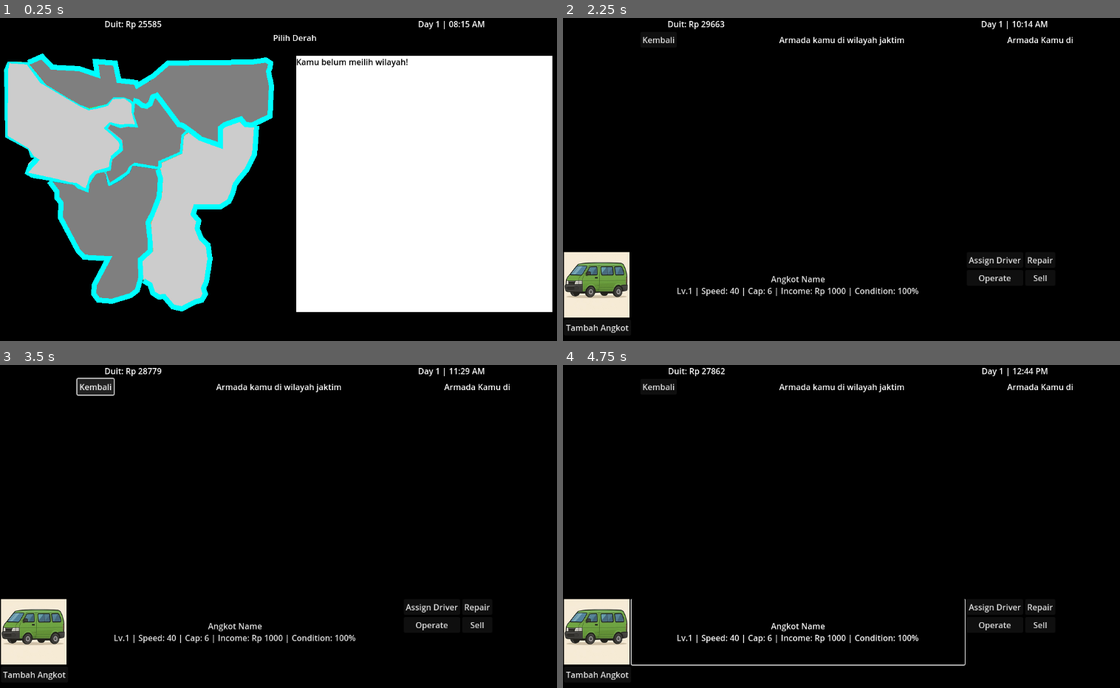
Above: before the commit, frames 1-4 (two rows, left to right).
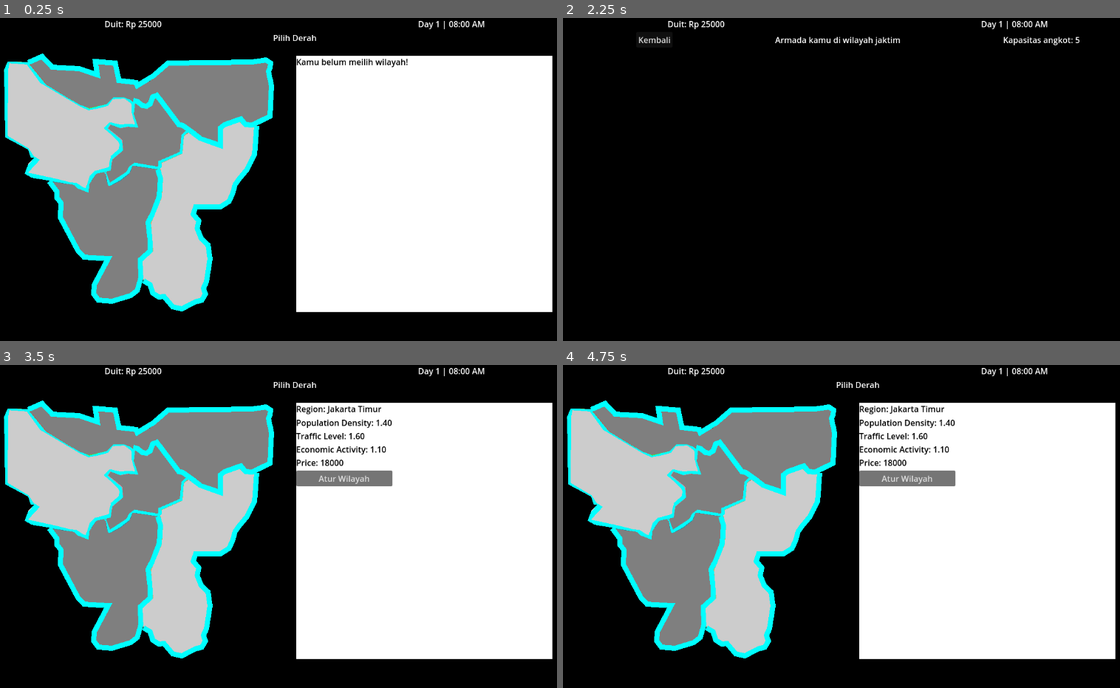
Above: after the commit, the same moments.

Repository: murifq/individual-game-jam
Game: Godot game, scene res://scenes/MainUI/SelectMap.tscn
Same seed, same stepped clock (60 frames per second), same inputs: the game is played once before the commit and once after it.
Inputs (mouse positions are in pixels of both pictures, inside the frame that each line leads up to):
- Up to frame 1 (0.25 s): no input
- Up to frame 2 (2.25 s): tap Enter at 0.5 s; move the mouse to (563, 56) at 0.52 s; click (563, 56) at 0.67 s; move the mouse to (763, 173) at 1.27 s; click (763, 173) at 1.42 s; click "Atur Wilayah" at 2 s
- Up to frame 3 (3.5 s): click "Kembali" at 2.75 s
- Up to frame 4 (4.75 s): click (596, 633) at 3.52 s; click (796, 633) at 4.25 s, where only the run before the commit has a clickable "Angkot Name Lv.1 | Speed: 40 …"

The runs differ from the first frame. In frame 1, less than 0.1% of the frame differs, in the area x 26-85%, y 0-3%; in frame 2, 4.1%; in frame 3, 66%; in frame 4, 66%, in the area x 0-100%, y 0-98%.
Error before the commit: Invalid access to property or key 'jaktim' on a base object of type 'Dictionary'. (res://scripts/MainUI/main_ui.gd:16)

Commit message:
can upgrade angkot and confirmation modal

Diff:
--- a/scenes/MainUI/MainUI.tscn
+++ b/scenes/MainUI/MainUI.tscn
@@ -96,10 +96,12 @@
 layout_mode = 2
 
 [node name="AssignDriverButton" type="Button" parent="MarginContainer/ScrollContainer/AngkotList/AngkotItem/VBoxContainer"]
+custom_minimum_size = Vector2(0, 64)
 layout_mode = 2
 text = "Assign Driver"
 
 [node name="OperateButton" type="Button" parent="MarginContainer/ScrollContainer/AngkotList/AngkotItem/VBoxContainer"]
+custom_minimum_size = Vector2(0, 64)
 layout_mode = 2
 text = "Operate"
 
@@ -107,12 +109,22 @@
 layout_mode = 2
 
 [node name="RepairButton" type="Button" parent="MarginContainer/ScrollContainer/AngkotList/AngkotItem/VBoxContainer2"]
+custom_minimum_size = Vector2(0, 64)
 layout_mode = 2
 text = "Repair"
 
 [node name="SellButton" type="Button" parent="MarginContainer/ScrollContainer/AngkotList/AngkotItem/VBoxContainer2"]
+custom_minimum_size = Vector2(0, 64)
 layout_mode = 2
 text = "Sell"
+
+[node name="VBoxContainer3" type="VBoxContainer" parent="MarginContainer/ScrollContainer/AngkotList/AngkotItem"]
+layout_mode = 2
+
+[node name="UpgradeButton" type="Button" parent="MarginContainer/ScrollContainer/AngkotList/AngkotItem/VBoxContainer3"]
+layout_mode = 2
+size_flags_vertical = 3
+text = "Upgrade"
 
 [node name="AngkotItem2" type="HBoxContainer" parent="MarginContainer/ScrollContainer/AngkotList"]
 layout_mode = 2
@@ -127,4 +139,61 @@
 [node name="Timer" type="Timer" parent="TimeManager"]
 autostart = true
 
+[node name="ConfirmationBox" type="ColorRect" parent="."]
+visible = false
+custom_minimum_size = Vector2(700, 300)
+layout_mode = 0
+offset_left = 226.0
+offset_top = 174.0
+offset_right = 926.0
+offset_bottom = 474.0
+
+[node name="VBoxContainer" type="VBoxContainer" parent="ConfirmationBox"]
+custom_minimum_size = Vector2(700, 300)
+layout_mode = 2
+offset_right = 700.0
+offset_bottom = 301.0
+size_flags_horizontal = 3
+size_flags_vertical = 3
+
+[node name="ColorRect" type="ColorRect" parent="ConfirmationBox/VBoxContainer"]
+custom_minimum_size = Vector2(0, 23)
+layout_mode = 2
+color = Color(1, 1, 0, 1)
+
+[node name="AnnounceLabel" type="Label" parent="ConfirmationBox/VBoxContainer/ColorRect"]
+layout_mode = 2
+offset_left = 1.0
+offset_right = 701.0
+offset_bottom = 23.0
+theme_override_colors/font_color = Color(0, 0, 0, 1)
+text = "This is announcement label"
+horizontal_alignment = 1
+
+[node name="CenterContainer" type="CenterContainer" parent="ConfirmationBox/VBoxContainer"]
+custom_minimum_size = Vector2(0, 200)
+layout_mode = 2
+
+[node name="InfoLabel" type="Label" parent="ConfirmationBox/VBoxContainer/CenterContainer"]
+layout_mode = 2
+theme_override_colors/font_color = Color(0, 0, 0, 1)
+text = "This is information label"
+
+[node name="CenterContainer2" type="CenterContainer" parent="ConfirmationBox/VBoxContainer"]
+custom_minimum_size = Vector2(0, 70)
+layout_mode = 2
+
+[node name="HBoxContainer" type="HBoxContainer" parent="ConfirmationBox/VBoxContainer/CenterContainer2"]
+layout_mode = 2
+theme_override_constants/separation = 100
+
+[node name="CancelButton" type="Button" parent="ConfirmationBox/VBoxContainer/CenterContainer2/HBoxContainer"]
+layout_mode = 2
+theme_override_constants/h_separation = 100
+text = "Cancel"
+
+[node name="ConfirmButton" type="Button" parent="ConfirmationBox/VBoxContainer/CenterContainer2/HBoxContainer"]
+layout_mode = 2
+text = "Ok"
+
 [connection signal="timeout" from="TimeManager/Timer" to="." method="_on_timer_timeout"]
--- a/scenes/components/InformationBar.tscn
+++ b/scenes/components/InformationBar.tscn
@@ -23,7 +23,7 @@
 script = ExtResource("2_jcqvt")
 
 [node name="Timer" type="Timer" parent="TimeManager"]
-wait_time = 0.001
+wait_time = 6.126
 autostart = true
 
 [connection signal="timeout" from="TimeManager/Timer" to="TimeManager" method="_on_timer_timeout"]
--- a/scripts/MainUI/main_ui.gd
+++ b/scripts/MainUI/main_ui.gd
@@ -2,10 +2,14 @@
 
 @onready var angkot_list = $MarginContainer/ScrollContainer/AngkotList
 @onready var angkot_item_template = $MarginContainer/ScrollContainer/AngkotList/AngkotItem
-@onready var terminal_animation = $VBoxContainer/HBoxContainer3/TerminalAnimation  # Reference to the TerminalAnimation scene
 @onready var label_page = $VBoxContainer/HBoxContainer2/LabelPage
-@onready var back_button = $VBoxContainer/HBoxContainer2/BackButton  # Reference to the BackButton
+@onready var back_button = $VBoxContainer/HBoxContainer2/BackButton
 @onready var label_capacity = $VBoxContainer/HBoxContainer2/LabelCapacity
+
+@onready var label_info = $ConfirmationBox/VBoxContainer/CenterContainer/InfoLabel
+@onready var confirm_button = $ConfirmationBox/VBoxContainer/CenterContainer2/HBoxContainer/ConfirmButton
+@onready var cancel_button = $ConfirmationBox/VBoxContainer/CenterContainer2/HBoxContainer/CancelButton
+@onready var confirmation_box = $ConfirmationBox
 
 func _ready():
 	if not Global.is_initialized:
@@ -18,6 +22,12 @@
 
 	# Connect the BackButton
 	back_button.pressed.connect(self._on_back_button_pressed)
+
+	# Connect the CancelButton
+	cancel_button.pressed.connect(self._on_cancel_upgrade_button_pressed)
+
+	# Connect the ConfirmButton
+	confirm_button.pressed.connect(self._on_confirm_upgrade_button_pressed)
 
 	randomize()
 	update_ui()
@@ -39,11 +49,12 @@
 		var AngkotLabel = angkot_item.get_node("AngkotLabel")
 		var VContainer = angkot_item.get_node("VBoxContainer")
 		var VContainer2 = angkot_item.get_node("VBoxContainer2")
+		var VContainer3 = angkot_item.get_node("VBoxContainer3")
 		var RepairButton = VContainer2.get_node("RepairButton")
 		var SellButton = VContainer2.get_node("SellButton")
 		var OperateButton = VContainer.get_node("OperateButton")
 		var AssignDriverButton = VContainer.get_node("AssignDriverButton")
-
+		var UpgradeButton = VContainer3.get_node("UpgradeButton")
 		# Set the label text
 		if angkot.driver:
 			AngkotLabel.text = "%s\nLv.%d | Speed: %d | Cap: %d | Income: Rp %d | Condition: %.1f%%\nDriver: %s (Fee: Rp %dK)" % [
@@ -81,6 +92,7 @@
 		SellButton.connect("pressed", self._on_sell_button_pressed.bind(angkot))
 		OperateButton.connect("pressed", self._on_operate_button_pressed.bind(angkot))
 		AssignDriverButton.connect("pressed", self._on_assign_driver_button_pressed.bind(angkot))
+		UpgradeButton.connect("pressed", self._on_upgrade_button_pressed.bind(angkot))  # Connect UpgradeButton
 
 		angkot_list.add_child(angkot_item)
 
@@ -99,7 +111,6 @@
 		Global.money -= repair_cost
 		angkot.repair()
 		print("%s has been repaired!" % angkot.name)
-		terminal_animation.play_angkot_enter()
 		update_ui()
 	else:
 		print("Not enough money to repair %s!" % angkot.name)
@@ -128,6 +139,37 @@
 	# Change to the DriverList scene
 	get_tree().change_scene_to_file("res://scenes/MainUI/DriverList.tscn")
 
+func _on_upgrade_button_pressed(angkot: Angkot):
+	# Get the upgraded angkot stats using upgrade_info
+	confirmation_box.visible = true
+	Global.selected_angkot = angkot
+	var upgraded_angkot = angkot.upgrade_info()
+	var upgrade_price = 0
+	if upgraded_angkot.upgrade_level - 1 < upgraded_angkot.UPGRADE_DATA.size():
+		upgrade_price = upgraded_angkot.UPGRADE_DATA[upgraded_angkot.upgrade_level - 1]["price"]
+	label_info.text = "Upgrade Info:\nLv.%d | Speed: %d | Cap: %d | Income: Rp %d\nUpgrade Price: Rp %d" % [
+		upgraded_angkot.upgrade_level,
+		upgraded_angkot.speed,
+		upgraded_angkot.capacity,
+		upgraded_angkot.income_per_passenger,
+		upgrade_price
+	]
+	print("Upgrade Info: ", label_info.text)
+
+func _on_confirm_upgrade_button_pressed():
+	# Perform the real upgrade on the selected angkot
+	if Global.selected_angkot:
+		var upgrade_result = Global.selected_angkot.upgrade()
+		print(upgrade_result)
+		print(Global.money)
+		print("Berhasil terupgrade")
+	confirmation_box.visible = false
+	update_ui()  # Refresh the UI to reflect the upgraded stats
+
+func _on_cancel_upgrade_button_pressed():
+	# Hide the confirmation box
+	confirmation_box.visible = false
+
 func _on_back_button_pressed():
 	# Change back to the SelectMap scene
 	get_tree().change_scene_to_file("res://scenes/MainUI/SelectMap.tscn")
--- a/scripts/OOP/Ankot.gd
+++ b/scripts/OOP/Ankot.gd
@@ -15,6 +15,7 @@
 var is_operating: bool = false  # Whether the angkot is currently operating
 var fuel_cost_per_operation: int = 15  # Operational cost (e.g., fuel cost)
 var base_price = 20100
+
 # Upgrade pricing and income increase for each level
 const UPGRADE_DATA = [
 	{ "price": 1000, "income_increase": 2 },  # Level 1 -> 2
@@ -71,25 +72,45 @@
 		condition = 0
 		print("%s needs repair!" % name)
 
-	# Log the operation
-	# print("%s operated. Income: Rp %d, Cost: Rp %d, Net: Rp %d" % [name, adjusted_income, operational_cost + driver.fee, adjusted_income - operational_cost - driver.fee])
-
 # Upgrade the angkot to the next level
-func upgrade() -> bool:
+func upgrade() -> String:
 	if upgrade_level >= UPGRADE_DATA.size():
-		print("%s is already at the maximum level!" % name)
-		return false
+		return ("%s is already at the maximum level!" % name)
+		#return false
 
 	var next_upgrade = UPGRADE_DATA[upgrade_level - 1]  # Get the data for the next level
 	if Global.money >= next_upgrade["price"]:
 		Global.money -= next_upgrade["price"]  # Deduct the upgrade price
 		upgrade_level += 1
 		income_per_passenger += next_upgrade["income_increase"]  # Increase income per passenger
-		print("%s upgraded to level %d! New income per passenger: %d" % [name, upgrade_level, income_per_passenger])
-		return true
+		return ("%s upgraded to level %d! New income per passenger: %d" % [name, upgrade_level, income_per_passenger])
+		#return true
 	else:
-		print("Not enough money to upgrade %s!" % name)
-		return false
+		return ("Not enough money to upgrade %s!" % name)
+		#return false
+
+# Get upgrade information without applying the upgrade
+func upgrade_info() -> Angkot:
+	if upgrade_level >= UPGRADE_DATA.size():
+		print("%s is already at the maximum level!" % name)
+		return null
+
+	var next_upgrade = UPGRADE_DATA[upgrade_level - 1]  # Get the data for the next level
+	var upgraded_angkot = Angkot.new()
+	upgraded_angkot.name = name
+	upgraded_angkot.speed = speed
+	upgraded_angkot.capacity = capacity
+	upgraded_angkot.income_per_passenger = income_per_passenger + next_upgrade["income_increase"]
+	upgraded_angkot.upgrade_level = upgrade_level + 1
+	upgraded_angkot.image_path = image_path
+	upgraded_angkot.operation_time = operation_time
+	upgraded_angkot.condition = condition
+	upgraded_angkot.driver = driver
+	upgraded_angkot.current_region = current_region
+	upgraded_angkot.is_operating = is_operating
+	upgraded_angkot.fuel_cost_per_operation = fuel_cost_per_operation
+	upgraded_angkot.base_price = base_price
+	return upgraded_angkot
 
 # Start the angkot operation
 func start_operate() -> void:
--- a/scripts/global/Global.gd
+++ b/scripts/global/Global.gd
@@ -28,6 +28,26 @@
 
 # Initialization flag
 var is_initialized: bool = false
+
+# Function to create a new Angkot with default values
+func create_new_angkot(name: String = "Angkot", speed: int = 40, capacity: int = 6, income_per_passenger: int = 5, image_path: String = "res://assets/Angkot.png", driver: Driver = null) -> Angkot:
+	var new_angkot = Angkot.new()
+	new_angkot.name = name
+	new_angkot.speed = speed
+	new_angkot.capacity = capacity
+	new_angkot.income_per_passenger = income_per_passenger
+	new_angkot.image_path = image_path
+	new_angkot.driver = driver
+	if driver:
+		driver.is_assigned = true
+	return new_angkot
+
+# Function to create a new Terminal with default values
+func create_new_terminal(region: Region) -> Terminal:
+	var new_terminal = Terminal.new()
+	new_terminal.name = "Terminal " + region.name
+	new_terminal.region = region
+	return new_terminal
 
 func reset_game():
 	money = 25000
@@ -63,28 +83,6 @@
 	drivers.append(driver1)
 	drivers.append(driver2)
 	drivers.append(driver3)
-
-	# Create angkots
-	var a1 = Angkot.new()
-	a1.name = "Angkot"
-	a1.speed = 40
-	a1.capacity = 6
-	a1.income_per_passenger = 5  # 5000 rupiah per passenger
-	a1.image_path = "res://assets/Angkot.png"
-	a1.driver = driver1
-
-	var a2 = Angkot.new()
-	a2.name = "Angkot"
-	a2.speed = 40
-	a2.capacity = 6
-	a2.income_per_passenger = 5  # 5000 rupiah per passenger
-	a2.image_path = "res://assets/Angkot.png"
-	a2.driver = driver2
-
-	driver1.is_assigned = true
-	driver2.is_assigned = true
-	angkots.append(a1)
-	angkots.append(a2)
 
 	# Create regions
 	var jakbar = Region.new()
@@ -140,19 +138,34 @@
 		"jaktim": jaktim
 	}
 
+	# Create angkots using the new function
+	var a1 = create_new_angkot()
+	a1.driver = driver1
+	var a2 = create_new_angkot()
+	a2.driver = driver2
+
+	angkots.append(a1)
+	angkots.append(a2)
+
 	# Assign angkots to Jakarta Barat
 	a1.current_region = regions["jakbar"]
 	a2.current_region = regions["jakbar"]
 	a1.is_operating = true
 	a2.is_operating = true
 
-	# Create terminals
-	var terminal_jakbar = Terminal.new()
-	terminal_jakbar.name = "Terminal Jakarta Barat"
-	terminal_jakbar.region = regions["jakbar"]
+	# Create terminals using the new function
+	var terminal_jakbar = create_new_terminal(regions["jakbar"])
+	var terminal_jakpus = create_new_terminal(regions["jakpus"])
+	var terminal_jakut = create_new_terminal(regions["jakut"])
+	var terminal_jaksel = create_new_terminal(regions["jaksel"])
+	var terminal_jaktim = create_new_terminal(regions["jaktim"])
 
 	terminals = {
-		"jakbar": terminal_jakbar
+		"jakbar": terminal_jakbar,
+		"jakpus": terminal_jakpus,
+		"jakut": terminal_jakut,
+		"jaksel": terminal_jaksel,
+		"jaktim": terminal_jaktim
 	}
 
 	is_initialized = true
